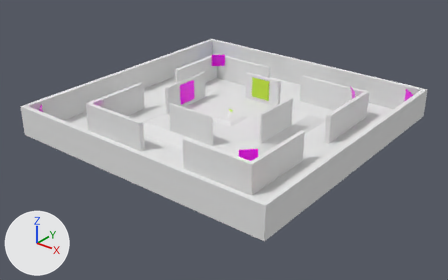
What one commit did to the glTF model Assets/World/LevelModules/module_0.glb.
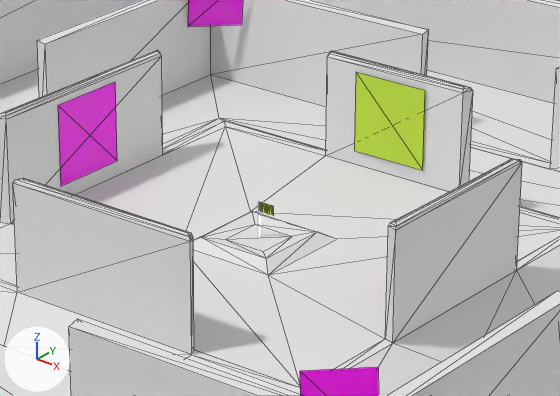
Each version is shown whole from a 50 mm camera at (32.5, -41.6, 24.0) aimed at (0.3, -1.4, -1.0), then close up on the part from 37% to 67% of the width and 21% to 56% of the height. Arrows for +X, +Y and +Z are at lower left; the lights stay in place. The close-ups show mesh edges as thin lines. Where no turn or scale is listed for an object, it has been applied to the vertices. Vertices at the same position are counted once.

Names of what the first close-up shows: 'MIRROR_2', 'MIRROR_4', 'MIRROR_6', 'MIRROR_6.002', 'SCENE'.
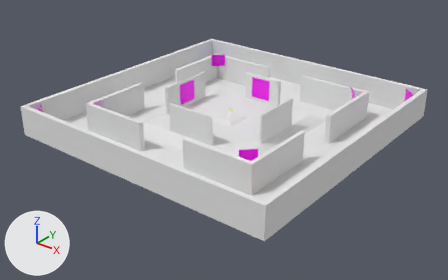
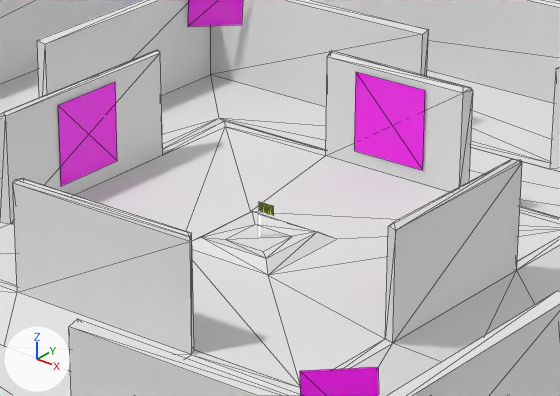
Commit message: Merged vertices in module_0.glb

Pixel boxes (x1, y1, x2, y2) of what changed, in the close-ups (560 x 396 px):
'MIRROR_4', recoloured (green to pink)
    both: (354, 72, 425, 170)
part 1 of me_cube, cut back
    both: (0, 51, 519, 354)

The edits, one by one:
me_cube is used by ob_scene; location (0.0, 0.0, 0.0).
me_cube had 192 vertices, 394 faces and spanned x -13.2..13.2, y -13.2..13.2, z -0.1..3.3.
me_cube now has 175 vertices, 352 faces and spans x -13.2..13.2, y -13.2..13.2, z -0.1..3.3.
Part 1, on me_cube:
17 vertices are removed from x -5.2..5.3, y -5.5..5.0, z 3.2..3.3.
69 faces are deleted.
3 vertices move within x -2.3..2.3, y -5.4, z 3.3.
35 new faces join them.
me_plane_006 has 4 vertices, 2 faces and spans x -1.0..1.0, y 0.0, z -1.0..1.0.
me_plane_006 no longer uses material mat_flag (green #c3e739).
me_plane_006 now uses material mat_mirror (pink #ff00f3).
